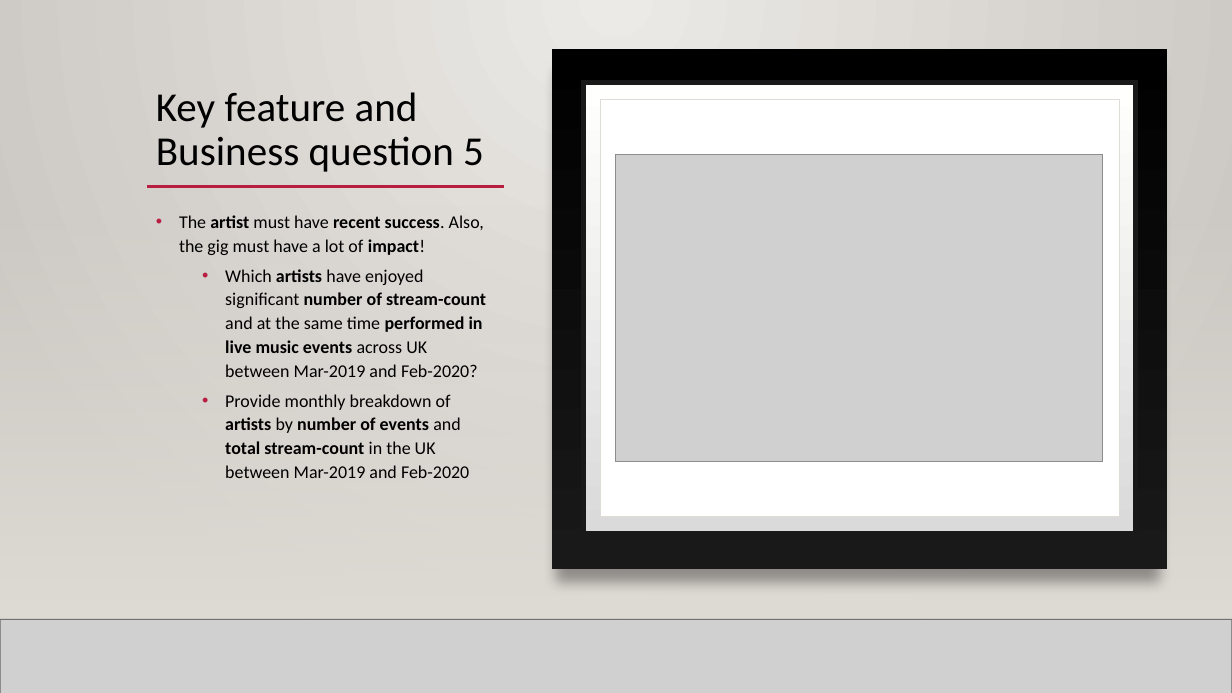
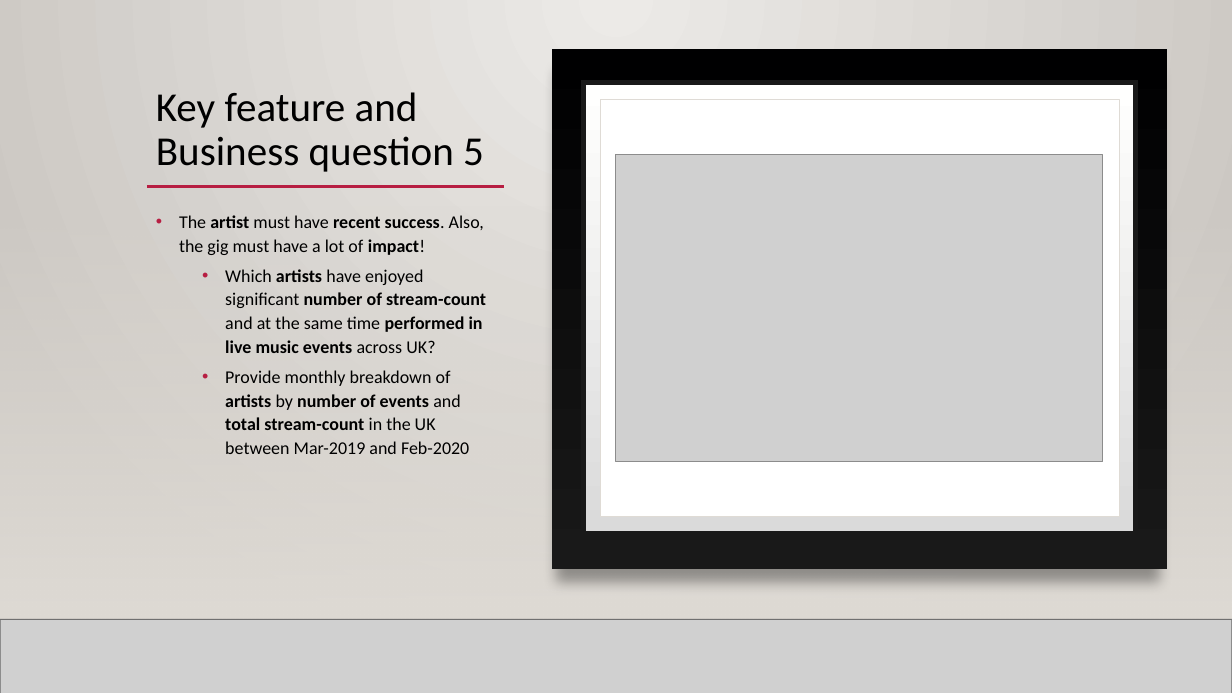
Before and after one commit to mahyarshu/Gigalytics, a slide deck: slide 28 of documents/Presentation/Innovators.pptx. Drawn at 1232x693 pixels with LibreOffice and Linux fonts; fonts in the diff are those of the drawing; grey boxes stand for pictures; background and template pictures are left out. Boxes give left, top, right and bottom in pixels: in the first picture for what was removed or moved away, otherwise in the second. Text is boxed around its words. In the diff, an @@ line names an element or a change of style, - is before the commit and + after.

```diff
--- a/documents/Presentation/Innovators.pptx
+++ b/documents/Presentation/Innovators.pptx
@@ text at (x1=225, y1=269, x2=486, y2=353): text changed; bold on @@
-  • Which artists have enjoyed significant number of stream-count and at the same time performed in live music events across UK between Mar-2019 and Feb-2020?
+  • Which artists have enjoyed significant number of stream-count and at the same time performed in live music events across UK?
```
Also in this commit, not shown: 8 other slides changed, 9 slides added.
